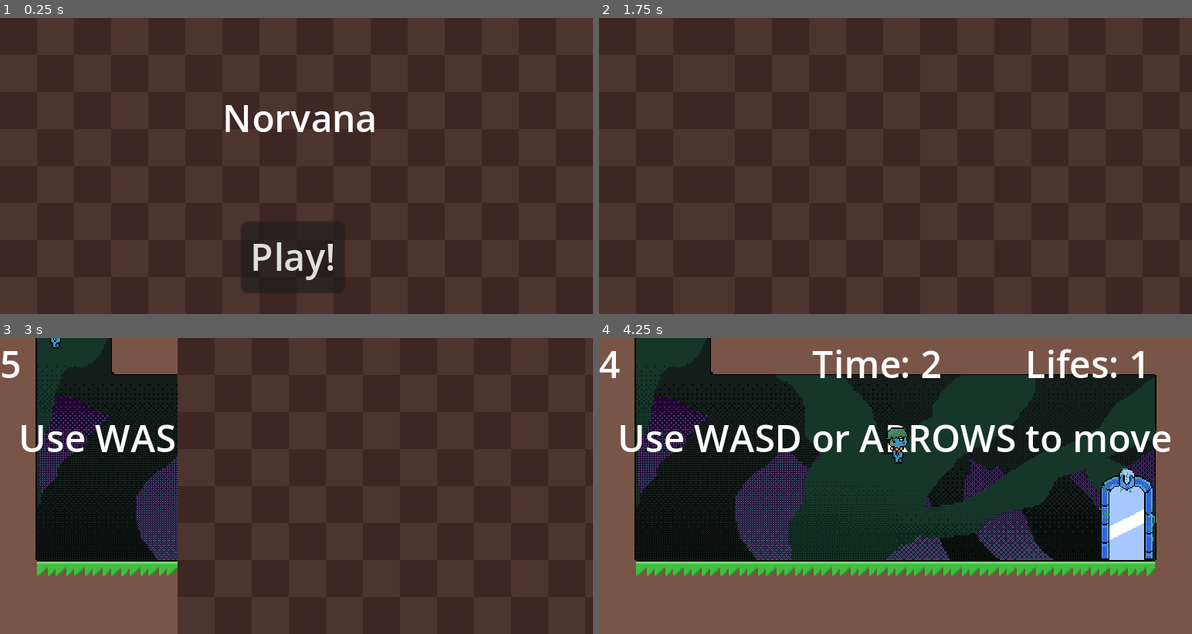
Above: before the commit, frames 1-4 (two rows, left to right).
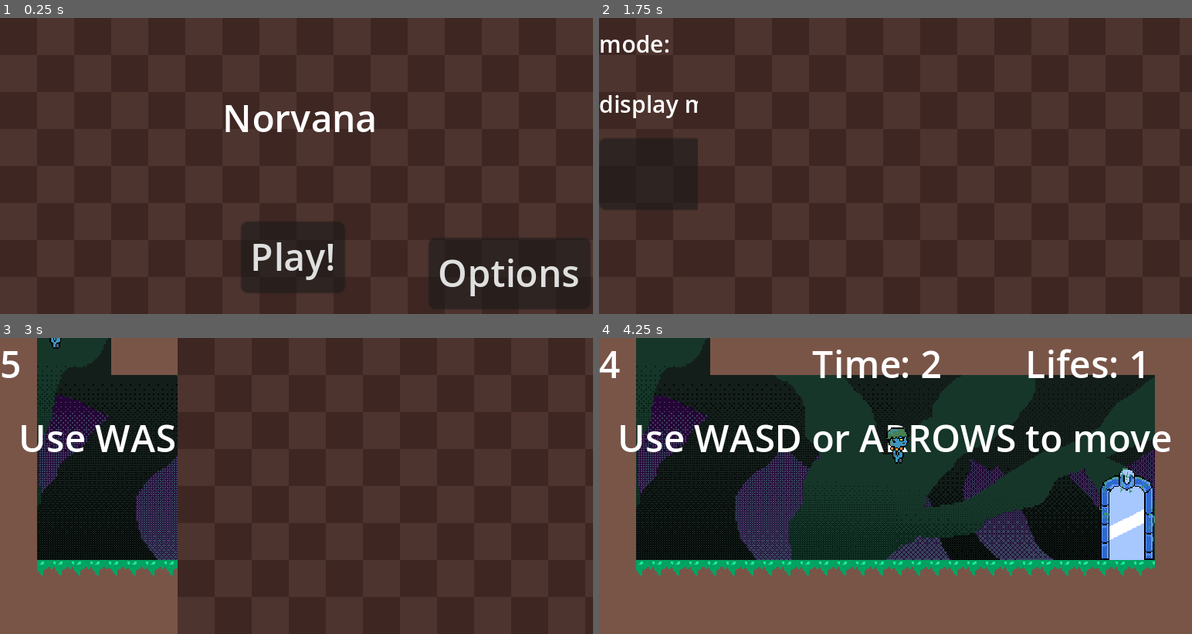
Above: after the commit, the same moments.

Repository: KeichiTS/Go-Godot-Jam-4
Game: Godot game, scene res://scenes/title_screen.tscn
The game is run twice, just before and just after one commit, with the same random seed, the same clock (stepped at 60 frames per second) and the same inputs.
Inputs (mouse positions are in pixels of both pictures, inside the frame that each line leads up to):
- Up to frame 1 (0.25 s): no input
- Up to frame 2 (1.75 s): click (1108, 272) at 0.5 s, where only the run after the commit has a clickable "Options"; click "Play!" at 1.25 s
- Up to frame 3 (3 s): click (290, 577) at 2 s, where only the run before the commit has a clickable "Play!"; click (160, 364) at 2.75 s, where only the run after the commit has a clickable "Normal"
- Up to frame 4 (4.25 s): hold Right (ui_right) from 3.53 s (still down); tap Space (ui_jump) at 3.6, 3.77, 4.07 s

The runs differ from the first frame. In frame 1, 3.6% of the frame differs, in the area x 72-100%, y 74-99%; in frame 2, 2.6%; in frame 3, 1.3%; in frame 4, 4.4%, in the area x 5-95%, y 0-81%.
Error before the commit: Cannot call method 'change_scene_to_file' on a null value. (res://scripts/title_screen.gd:22)

Commit message:
graphs, difficulty and coyote jump

Diff:
--- a/project.godot
+++ b/project.godot
@@ -18,13 +18,14 @@
 [autoload]
 
 GAME="*res://scenes/GAME.tscn"
+DIFICULTY="*res://scripts/DIFICULTY.gd"
 
 [display]
 
 window/size/viewport_width=256
 window/size/viewport_height=128
+window/vsync/vsync_mode=0
 window/stretch/mode="canvas_items"
-window/vsync/vsync_mode=0
 
 [input]
 
@@ -83,6 +84,6 @@
 
 [rendering]
 
-textures/canvas_textures/default_texture_filter=0
 renderer/rendering_method="gl_compatibility"
 renderer/rendering_method.mobile="gl_compatibility"
+textures/canvas_textures/default_texture_filter=0
--- a/scenes/altar.tscn
+++ b/scenes/altar.tscn
@@ -1,10 +1,59 @@
-[gd_scene load_steps=4 format=3 uid="uid://ehhd7hk2e4c1"]
+[gd_scene load_steps=11 format=3 uid="uid://ehhd7hk2e4c1"]
 
 [ext_resource type="Script" path="res://scripts/Altar.gd" id="1_fep1k"]
 [ext_resource type="AudioStream" uid="uid://cqkj2dwk1sj7a" path="res://sfx/Powerup.wav" id="2_thg5v"]
+[ext_resource type="Texture2D" uid="uid://di8cqnlihjkvf" path="res://assets/sprites_asepsprite/altar.png" id="3_jabpk"]
 
 [sub_resource type="RectangleShape2D" id="RectangleShape2D_qr244"]
 size = Vector2(16, 16)
+
+[sub_resource type="AtlasTexture" id="AtlasTexture_klqhs"]
+atlas = ExtResource("3_jabpk")
+region = Rect2(32, 0, 32, 32)
+
+[sub_resource type="AtlasTexture" id="AtlasTexture_7p2tc"]
+atlas = ExtResource("3_jabpk")
+region = Rect2(64, 0, 32, 32)
+
+[sub_resource type="AtlasTexture" id="AtlasTexture_p8om0"]
+atlas = ExtResource("3_jabpk")
+region = Rect2(96, 0, 32, 32)
+
+[sub_resource type="AtlasTexture" id="AtlasTexture_jju0l"]
+atlas = ExtResource("3_jabpk")
+region = Rect2(128, 0, 32, 32)
+
+[sub_resource type="AtlasTexture" id="AtlasTexture_v75gy"]
+atlas = ExtResource("3_jabpk")
+region = Rect2(0, 0, 32, 32)
+
+[sub_resource type="SpriteFrames" id="SpriteFrames_i5vy2"]
+animations = [{
+"frames": [{
+"duration": 1.0,
+"texture": SubResource("AtlasTexture_klqhs")
+}, {
+"duration": 1.0,
+"texture": SubResource("AtlasTexture_7p2tc")
+}, {
+"duration": 1.0,
+"texture": SubResource("AtlasTexture_p8om0")
+}, {
+"duration": 1.0,
+"texture": SubResource("AtlasTexture_jju0l")
+}],
+"loop": true,
+"name": &"active",
+"speed": 3.0
+}, {
+"frames": [{
+"duration": 1.0,
+"texture": SubResource("AtlasTexture_v75gy")
+}],
+"loop": true,
+"name": &"default",
+"speed": 5.0
+}]
 
 [node name="Altar" type="Area2D"]
 position = Vector2(172, 88)
@@ -16,6 +65,7 @@
 shape = SubResource("RectangleShape2D_qr244")
 
 [node name="sprite" type="ColorRect" parent="."]
+visible = false
 offset_left = -8.0
 offset_top = -8.0
 offset_right = 8.0
@@ -26,5 +76,11 @@
 stream = ExtResource("2_thg5v")
 volume_db = -15.0
 
+[node name="AnimatedSprite2D" type="AnimatedSprite2D" parent="."]
+scale = Vector2(0.5, 0.5)
+sprite_frames = SubResource("SpriteFrames_i5vy2")
+autoplay = "default"
+frame_progress = 0.417879
+
 [connection signal="area_entered" from="." to="." method="_on_area_entered"]
 [connection signal="body_entered" from="." to="." method="_on_body_entered"]
--- a/scenes/arbalest.tscn
+++ b/scenes/arbalest.tscn
@@ -1,11 +1,34 @@
-[gd_scene load_steps=5 format=3 uid="uid://bwnrfj0deacsq"]
+[gd_scene load_steps=9 format=3 uid="uid://bwnrfj0deacsq"]
 
 [ext_resource type="Script" path="res://scripts/arbalest.gd" id="1_kqaap"]
 [ext_resource type="Texture2D" uid="uid://5xbrco4ub3dj" path="res://assets/objects_sprites/Arbalest.png" id="2_yvb5t"]
 [ext_resource type="AudioStream" uid="uid://cl8bf0h1wombp" path="res://sfx/hit1.wav" id="3_gyqvy"]
+[ext_resource type="Texture2D" uid="uid://brsrprciwg4rc" path="res://assets/sprites_asepsprite/arbalest.png" id="4_dnwq2"]
 
 [sub_resource type="RectangleShape2D" id="RectangleShape2D_ip2jw"]
 size = Vector2(15, 4)
+
+[sub_resource type="AtlasTexture" id="AtlasTexture_it37p"]
+atlas = ExtResource("4_dnwq2")
+region = Rect2(0, 0, 32, 16)
+
+[sub_resource type="AtlasTexture" id="AtlasTexture_l3k1k"]
+atlas = ExtResource("4_dnwq2")
+region = Rect2(32, 0, 32, 16)
+
+[sub_resource type="SpriteFrames" id="SpriteFrames_l7xya"]
+animations = [{
+"frames": [{
+"duration": 1.0,
+"texture": SubResource("AtlasTexture_it37p")
+}, {
+"duration": 1.0,
+"texture": SubResource("AtlasTexture_l3k1k")
+}],
+"loop": true,
+"name": &"default",
+"speed": 3.0
+}]
 
 [node name="Arbalest" type="StaticBody2D"]
 collision_layer = 4
@@ -27,4 +50,11 @@
 [node name="Sfx" type="AudioStreamPlayer" parent="."]
 stream = ExtResource("3_gyqvy")
 
+[node name="AnimatedSprite2D" type="AnimatedSprite2D" parent="."]
+position = Vector2(0, 1.19209e-07)
+scale = Vector2(0.5, 0.375)
+sprite_frames = SubResource("SpriteFrames_l7xya")
+autoplay = "default"
+frame_progress = 0.488078
+
 [connection signal="timeout" from="Timer" to="." method="_on_timer_timeout"]
--- a/scenes/bullet.tscn
+++ b/scenes/bullet.tscn
@@ -1,10 +1,40 @@
-[gd_scene load_steps=4 format=3 uid="uid://dksmm11isv5bu"]
+[gd_scene load_steps=9 format=3 uid="uid://dksmm11isv5bu"]
 
 [ext_resource type="Script" path="res://scripts/Bullet.gd" id="1_0gymy"]
 [ext_resource type="Texture2D" uid="uid://diggoy73los7d" path="res://assets/objects_sprites/Bullet.png" id="2_rbqp7"]
+[ext_resource type="Texture2D" uid="uid://ewocl3vugh82" path="res://assets/sprites_asepsprite/bullet.png" id="3_488w3"]
 
 [sub_resource type="CircleShape2D" id="CircleShape2D_p3cj3"]
 radius = 2.23607
+
+[sub_resource type="AtlasTexture" id="AtlasTexture_2hdwn"]
+atlas = ExtResource("3_488w3")
+region = Rect2(0, 0, 10, 10)
+
+[sub_resource type="AtlasTexture" id="AtlasTexture_xqyw4"]
+atlas = ExtResource("3_488w3")
+region = Rect2(10, 0, 10, 10)
+
+[sub_resource type="AtlasTexture" id="AtlasTexture_iv1ei"]
+atlas = ExtResource("3_488w3")
+region = Rect2(20, 0, 10, 10)
+
+[sub_resource type="SpriteFrames" id="SpriteFrames_368u2"]
+animations = [{
+"frames": [{
+"duration": 1.0,
+"texture": SubResource("AtlasTexture_2hdwn")
+}, {
+"duration": 1.0,
+"texture": SubResource("AtlasTexture_xqyw4")
+}, {
+"duration": 1.0,
+"texture": SubResource("AtlasTexture_iv1ei")
+}],
+"loop": true,
+"name": &"default",
+"speed": 15.0
+}]
 
 [node name="Bullet" type="Area2D"]
 collision_layer = 2
@@ -17,4 +47,9 @@
 [node name="sprite" type="Sprite2D" parent="."]
 texture = ExtResource("2_rbqp7")
 
+[node name="AnimatedSprite2D" type="AnimatedSprite2D" parent="."]
+scale = Vector2(0.5, 0.5)
+sprite_frames = SubResource("SpriteFrames_368u2")
+frame_progress = 0.756931
+
 [connection signal="body_shape_entered" from="." to="." method="_on_body_shape_entered"]
--- a/scenes/lava_ball.tscn
+++ b/scenes/lava_ball.tscn
@@ -1,7 +1,8 @@
-[gd_scene load_steps=7 format=3 uid="uid://c42ga5jvyv3qa"]
+[gd_scene load_steps=12 format=3 uid="uid://c42ga5jvyv3qa"]
 
 [ext_resource type="Script" path="res://scripts/Lava_ball.gd" id="1_fru7i"]
 [ext_resource type="AudioStream" uid="uid://yoxv0fn85d0g" path="res://sfx/echosplosion.wav" id="2_hy3va"]
+[ext_resource type="Texture2D" uid="uid://ewocl3vugh82" path="res://assets/sprites_asepsprite/bullet.png" id="3_wihoh"]
 
 [sub_resource type="RectangleShape2D" id="RectangleShape2D_5wcsg"]
 size = Vector2(8, 8)
@@ -41,7 +42,7 @@
 tracks/0/imported = false
 tracks/0/enabled = true
 tracks/0/path = NodePath(".:position")
-tracks/0/interp = 1
+tracks/0/interp = 2
 tracks/0/loop_wrap = true
 tracks/0/keys = {
 "times": PackedFloat32Array(0, 0.4, 1.1, 1.5),
@@ -68,6 +69,35 @@
 "event": SubResource("Animation_ytm57")
 }
 
+[sub_resource type="AtlasTexture" id="AtlasTexture_u83me"]
+atlas = ExtResource("3_wihoh")
+region = Rect2(0, 0, 10, 10)
+
+[sub_resource type="AtlasTexture" id="AtlasTexture_7tx83"]
+atlas = ExtResource("3_wihoh")
+region = Rect2(10, 0, 10, 10)
+
+[sub_resource type="AtlasTexture" id="AtlasTexture_1lo6n"]
+atlas = ExtResource("3_wihoh")
+region = Rect2(20, 0, 10, 10)
+
+[sub_resource type="SpriteFrames" id="SpriteFrames_t3s07"]
+animations = [{
+"frames": [{
+"duration": 1.0,
+"texture": SubResource("AtlasTexture_u83me")
+}, {
+"duration": 1.0,
+"texture": SubResource("AtlasTexture_7tx83")
+}, {
+"duration": 1.0,
+"texture": SubResource("AtlasTexture_1lo6n")
+}],
+"loop": true,
+"name": &"default",
+"speed": 5.0
+}]
+
 [node name="Lava_ball" type="Area2D"]
 collision_layer = 2
 script = ExtResource("1_fru7i")
@@ -91,4 +121,10 @@
 stream = ExtResource("2_hy3va")
 volume_db = -15.0
 
+[node name="AnimatedSprite2D" type="AnimatedSprite2D" parent="."]
+scale = Vector2(0.8, 0.8)
+sprite_frames = SubResource("SpriteFrames_t3s07")
+autoplay = "default"
+frame_progress = 0.821003
+
 [connection signal="body_entered" from="." to="." method="_on_body_entered"]
--- a/scenes/player.tscn
+++ b/scenes/player.tscn
@@ -244,6 +244,12 @@
 [node name="item" type="AudioStreamPlayer" parent="Sfx"]
 stream = ExtResource("6_kqi5w")
 
+[node name="CoyoteTime" type="Timer" parent="."]
+process_callback = 0
+wait_time = 0.08
+one_shot = true
+
 [connection signal="body_entered" from="item_detector" to="." method="_on_item_detector_body_entered"]
 [connection signal="body_exited" from="item_detector" to="." method="_on_item_detector_body_exited"]
 [connection signal="timeout" from="dead_timer" to="." method="_on_dead_timer_timeout"]
+[connection signal="timeout" from="CoyoteTime" to="." method="_on_coyote_time_timeout"]
--- a/scenes/title_screen.tscn
+++ b/scenes/title_screen.tscn
@@ -56,6 +56,202 @@
 "RESET": SubResource("Animation_fymlb"),
 "event1": SubResource("Animation_4tgju"),
 "event2": SubResource("Animation_kl0fg")
+}
+
+[sub_resource type="Animation" id="Animation_cp102"]
+resource_name = "Options"
+tracks/0/type = "value"
+tracks/0/imported = false
+tracks/0/enabled = true
+tracks/0/path = NodePath("../Options:position")
+tracks/0/interp = 1
+tracks/0/loop_wrap = true
+tracks/0/keys = {
+"times": PackedFloat32Array(0, 1),
+"transitions": PackedFloat32Array(1, 1),
+"update": 0,
+"values": [Vector2(256, 0), Vector2(0, 0)]
+}
+tracks/1/type = "value"
+tracks/1/imported = false
+tracks/1/enabled = true
+tracks/1/path = NodePath("../Title:visible")
+tracks/1/interp = 1
+tracks/1/loop_wrap = true
+tracks/1/keys = {
+"times": PackedFloat32Array(0, 1),
+"transitions": PackedFloat32Array(1, 1),
+"update": 1,
+"values": [true, false]
+}
+tracks/2/type = "value"
+tracks/2/imported = false
+tracks/2/enabled = true
+tracks/2/path = NodePath("../Play!:visible")
+tracks/2/interp = 1
+tracks/2/loop_wrap = true
+tracks/2/keys = {
+"times": PackedFloat32Array(0, 1),
+"transitions": PackedFloat32Array(1, 1),
+"update": 1,
+"values": [true, false]
+}
+tracks/3/type = "value"
+tracks/3/imported = false
+tracks/3/enabled = true
+tracks/3/path = NodePath(".:visible")
+tracks/3/interp = 1
+tracks/3/loop_wrap = true
+tracks/3/keys = {
+"times": PackedFloat32Array(0, 1),
+"transitions": PackedFloat32Array(1, 1),
+"update": 1,
+"values": [true, false]
+}
+tracks/4/type = "value"
+tracks/4/imported = false
+tracks/4/enabled = true
+tracks/4/path = NodePath("../Options:visible")
+tracks/4/interp = 1
+tracks/4/loop_wrap = true
+tracks/4/keys = {
+"times": PackedFloat32Array(0, 1),
+"transitions": PackedFloat32Array(1, 1),
+"update": 1,
+"values": [false, true]
+}
+
+[sub_resource type="Animation" id="Animation_28kpw"]
+length = 0.001
+tracks/0/type = "value"
+tracks/0/imported = false
+tracks/0/enabled = true
+tracks/0/path = NodePath("../Options:position")
+tracks/0/interp = 1
+tracks/0/loop_wrap = true
+tracks/0/keys = {
+"times": PackedFloat32Array(0),
+"transitions": PackedFloat32Array(1),
+"update": 0,
+"values": [Vector2(256, 0)]
+}
+tracks/1/type = "value"
+tracks/1/imported = false
+tracks/1/enabled = true
+tracks/1/path = NodePath("../Title:visible")
+tracks/1/interp = 1
+tracks/1/loop_wrap = true
+tracks/1/keys = {
+"times": PackedFloat32Array(0),
+"transitions": PackedFloat32Array(1),
+"update": 1,
+"values": [true]
+}
+tracks/2/type = "value"
+tracks/2/imported = false
+tracks/2/enabled = true
+tracks/2/path = NodePath("../Play!:visible")
+tracks/2/interp = 1
+tracks/2/loop_wrap = true
+tracks/2/keys = {
+"times": PackedFloat32Array(0),
+"transitions": PackedFloat32Array(1),
+"update": 1,
+"values": [true]
+}
+tracks/3/type = "value"
+tracks/3/imported = false
+tracks/3/enabled = true
+tracks/3/path = NodePath(".:visible")
+tracks/3/interp = 1
+tracks/3/loop_wrap = true
+tracks/3/keys = {
+"times": PackedFloat32Array(0),
+"transitions": PackedFloat32Array(1),
+"update": 1,
+"values": [true]
+}
+tracks/4/type = "value"
+tracks/4/imported = false
+tracks/4/enabled = true
+tracks/4/path = NodePath("../Options:visible")
+tracks/4/interp = 1
+tracks/4/loop_wrap = true
+tracks/4/keys = {
+"times": PackedFloat32Array(0),
+"transitions": PackedFloat32Array(1),
+"update": 1,
+"values": [true]
+}
+
+[sub_resource type="Animation" id="Animation_do5v4"]
+resource_name = "Ok"
+tracks/0/type = "value"
+tracks/0/imported = false
+tracks/0/enabled = true
+tracks/0/path = NodePath("../Options:position")
+tracks/0/interp = 1
+tracks/0/loop_wrap = true
+tracks/0/keys = {
+"times": PackedFloat32Array(0, 1),
+"transitions": PackedFloat32Array(1, 1),
+"update": 0,
+"values": [Vector2(0, 0), Vector2(256, 0)]
+}
+tracks/1/type = "value"
+tracks/1/imported = false
+tracks/1/enabled = true
+tracks/1/path = NodePath(".:visible")
+tracks/1/interp = 1
+tracks/1/loop_wrap = true
+tracks/1/keys = {
+"times": PackedFloat32Array(0, 1),
+"transitions": PackedFloat32Array(1, 1),
+"update": 1,
+"values": [false, true]
+}
+tracks/2/type = "value"
+tracks/2/imported = false
+tracks/2/enabled = true
+tracks/2/path = NodePath("../Play!:visible")
+tracks/2/interp = 1
+tracks/2/loop_wrap = true
+tracks/2/keys = {
+"times": PackedFloat32Array(0, 1),
+"transitions": PackedFloat32Array(1, 1),
+"update": 1,
+"values": [false, true]
+}
+tracks/3/type = "value"
+tracks/3/imported = false
+tracks/3/enabled = true
+tracks/3/path = NodePath("../Title:visible")
+tracks/3/interp = 1
+tracks/3/loop_wrap = true
+tracks/3/keys = {
+"times": PackedFloat32Array(0, 1),
+"transitions": PackedFloat32Array(1, 1),
+"update": 1,
+"values": [false, true]
+}
+tracks/4/type = "value"
+tracks/4/imported = false
+tracks/4/enabled = true
+tracks/4/path = NodePath("../Options:visible")
+tracks/4/interp = 1
+tracks/4/loop_wrap = true
+tracks/4/keys = {
+"times": PackedFloat32Array(0, 1),
+"transitions": PackedFloat32Array(1, 1),
+"update": 1,
+"values": [true, false]
+}
+
+[sub_resource type="AnimationLibrary" id="AnimationLibrary_yxcew"]
+_data = {
+"Ok": SubResource("Animation_do5v4"),
+"Options": SubResource("Animation_cp102"),
+"RESET": SubResource("Animation_28kpw")
 }
 
 [node name="Title_screen" type="Node"]
@@ -92,4 +288,74 @@
 position = Vector2(-128, 64)
 texture = ExtResource("1_jwoeb")
 
+[node name="Options" type="VBoxContainer" parent="."]
+offset_left = 256.0
+offset_right = 416.0
+offset_bottom = 83.0
+
+[node name="HBoxContainer" type="HBoxContainer" parent="Options"]
+layout_mode = 2
+size_flags_horizontal = 0
+size_flags_vertical = 0
+
+[node name="Label" type="Label" parent="Options/HBoxContainer"]
+layout_mode = 2
+theme_override_font_sizes/font_size = 10
+text = "mode:"
+
+[node name="DificultyOpt" type="OptionButton" parent="Options/HBoxContainer"]
+layout_mode = 2
+theme_override_font_sizes/font_size = 10
+flat = true
+item_count = 2
+selected = 0
+popup/item_0/text = "Normal"
+popup/item_0/id = 0
+popup/item_1/text = "Casual"
+popup/item_1/id = 1
+
+[node name="HBoxContainer2" type="HBoxContainer" parent="Options"]
+layout_mode = 2
+size_flags_horizontal = 0
+size_flags_vertical = 0
+
+[node name="Label" type="Label" parent="Options/HBoxContainer2"]
+layout_mode = 2
+theme_override_font_sizes/font_size = 10
+text = "display mode:"
+
+[node name="ViewOpt" type="OptionButton" parent="Options/HBoxContainer2"]
+layout_mode = 2
+theme_override_font_sizes/font_size = 10
+flat = true
+item_count = 2
+selected = 0
+popup/item_0/text = "Normal"
+popup/item_0/id = 0
+popup/item_1/text = "Pixelated"
+popup/item_1/id = 1
+
+[node name="Ok" type="Button" parent="Options"]
+layout_mode = 2
+text = "Ok
+"
+
+[node name="Options2" type="Button" parent="."]
+offset_left = 185.0
+offset_top = 95.0
+offset_right = 255.0
+offset_bottom = 126.0
+text = "Options
+"
+
+[node name="OptionsAnimation" type="AnimationPlayer" parent="."]
+root_node = NodePath("../Options2")
+libraries = {
+"": SubResource("AnimationLibrary_yxcew")
+}
+
 [connection signal="pressed" from="Play!" to="." method="_on_play_pressed"]
+[connection signal="item_selected" from="Options/HBoxContainer/DificultyOpt" to="." method="_on_dificulty_opt_item_selected"]
+[connection signal="item_selected" from="Options/HBoxContainer2/ViewOpt" to="." method="_on_view_opt_item_selected"]
+[connection signal="pressed" from="Options/Ok" to="." method="_on_ok_pressed"]
+[connection signal="pressed" from="Options2" to="." method="_on_options_2_pressed"]
--- a/scripts/Altar.gd
+++ b/scripts/Altar.gd
@@ -8,6 +8,7 @@
 	if body.is_in_group('player') and body.is_holding == true:
 		body.is_holding = true
 		body._holding_status()
+		$AnimatedSprite2D.play("active")
 
 	if body.is_in_group('objects'):
 		$Sfx.play()
--- /dev/null
+++ b/scripts/DIFICULTY.gd
@@ -0,0 +1,30 @@
+extends Node
+
+var speed = 1
+var time = 1
+var life
+
+enum dificulty{CASUAL, NORMAL}
+
+var choosen_dificulty = dificulty.NORMAL
+
+
+func stretch_mode(mode : bool):
+	if mode:
+		get_tree().root.content_scale_mode = Window.CONTENT_SCALE_MODE_CANVAS_ITEMS
+	else:
+		get_tree().root.content_scale_mode = Window.CONTENT_SCALE_MODE_VIEWPORT
+
+
+func choose_dificulty(dif):
+	if dif == dificulty.NORMAL:
+		choosen_dificulty = dif
+		speed = 1
+		time = 1
+	if dif == dificulty.CASUAL:
+		choosen_dificulty = dif
+		speed = 2
+		time = 2
+	else:
+		speed = 1
+		time = 1
--- a/scripts/Player.gd
+++ b/scripts/Player.gd
@@ -7,6 +7,8 @@
 @export var speed : int = 150.0
 @export var jump_velocity : int = -400.0
 @export var gravity : int = 2000
+
+var coyote_jump = false
 
 enum{on_ground, on_air}
 var move_status = on_ground
@@ -24,7 +26,18 @@
 
 var play_dead_sound = false
 
+
+
 func _ready():
+
+	if DIFICULTY.choosen_dificulty == DIFICULTY.dificulty.NORMAL:
+		time = 5
+	if DIFICULTY.choosen_dificulty == DIFICULTY.dificulty.CASUAL:
+		time = 999
+
+	$canvas/countdown.text = str(time)
+
+
 	$anim.play("idle")
 	$carrying_sprite.hide()
 	$sprite.show()
@@ -46,9 +59,11 @@
 			move_status = on_ground
 
 		if status == alive:
-			if Input.is_action_just_pressed("ui_jump") and is_on_floor():
-				$Sfx/jump.play()
-				velocity.y = jump_velocity
+			if is_on_floor() or coyote_jump:
+				if Input.is_action_just_pressed("ui_jump"):
+					$Sfx/jump.play()
+					velocity.y = jump_velocity
+					coyote_jump = false
 
 			var direction = Input.get_axis("ui_left", "ui_right")
 			if direction:
@@ -56,7 +71,16 @@
 			else:
 				velocity.x = move_toward(velocity.x, 0, speed)
 
+		var was_on_floor = is_on_floor()
+
+
 		move_and_slide()
+
+		var left_ground = not is_on_floor() and was_on_floor
+		if left_ground and velocity.y >= 0:
+			print("pulou")
+			coyote_jump = true
+			$CoyoteTime.start()
 
 func _chance_anim():
 	if status == alive:
@@ -160,3 +184,7 @@
 ###################################################
 #               ~ KeichiTS - 2023 ~               #
 ###################################################
+
+
+func _on_coyote_time_timeout():
+	coyote_jump = false
--- a/scripts/arbalest.gd
+++ b/scripts/arbalest.gd
@@ -8,6 +8,9 @@
 
 
 func _ready():
+	if DIFICULTY.choosen_dificulty == DIFICULTY.dificulty.CASUAL:
+		time_to_shoot = 5
+
 	$Timer.wait_time = time_to_shoot
 
 func _on_timer_timeout():
--- a/scripts/test_map.gd
+++ b/scripts/test_map.gd
@@ -12,6 +12,9 @@
 	$Time.text = "Time: " + str(time)
 
 func _ready():
+	if DIFICULTY.choosen_dificulty == DIFICULTY.dificulty.CASUAL:
+		lifes = 999
+
 	$Lifes.text = "Lifes: " + str(lifes)
 	$Transition.play("event1")
 
--- a/scripts/title_screen.gd
+++ b/scripts/title_screen.gd
@@ -45,3 +45,35 @@
 ###################################################
 #               ~ KeichiTS - 2023 ~               #
 ###################################################
+
+
+
+func _on_difficulty_button_down():
+	print("ok")
+
+
+func _on_difficulty_pressed():
+	print("ok")
+
+
+func _on_view_opt_item_selected(index):
+	if index == 0:
+		DIFICULTY.stretch_mode(true)
+	if index == 1:
+		DIFICULTY.stretch_mode(false)
+
+
+func _on_dificulty_opt_item_selected(index):
+	match  index:
+		0:
+			DIFICULTY.choose_dificulty(DIFICULTY.dificulty.NORMAL)
+		1:
+			DIFICULTY.choose_dificulty(DIFICULTY.dificulty.CASUAL)
+
+
+func _on_options_2_pressed():
+	$OptionsAnimation.play("Options")
+
+
+func _on_ok_pressed():
+	$OptionsAnimation.play("Ok")
Binary file changed: assets/Tilesets/Ground_tile.png
Binary file added: assets/Tilesets/Ground_tile_2.aseprite
Binary file added: assets/asesprite/altar.aseprite
Binary file added: assets/asesprite/arbalest.aseprite
Binary file added: assets/asesprite/bullet.aseprite
Binary file added: assets/sprites_asepsprite/altar.png
Not shown, added: assets/sprites_asepsprite/altar.png.import
Binary file added: assets/sprites_asepsprite/arbalest.png
Not shown, added: assets/sprites_asepsprite/arbalest.png.import
Binary file added: assets/sprites_asepsprite/bullet.png
Not shown, added: assets/sprites_asepsprite/bullet.png.import
Not shown: 1 places in scenes/title_screen.tscn that only renumber resources
